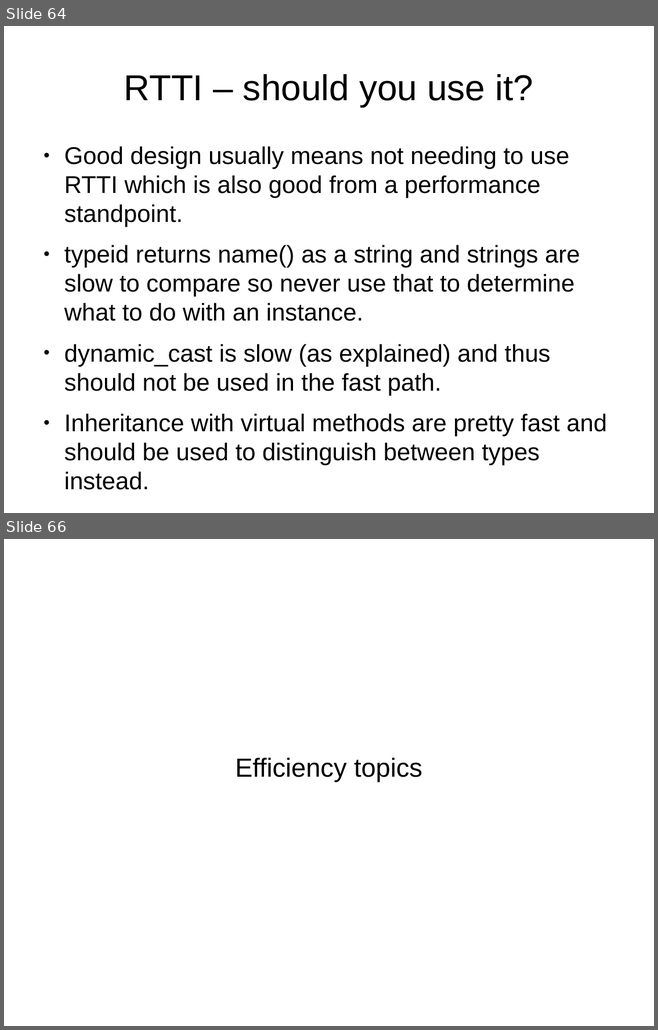
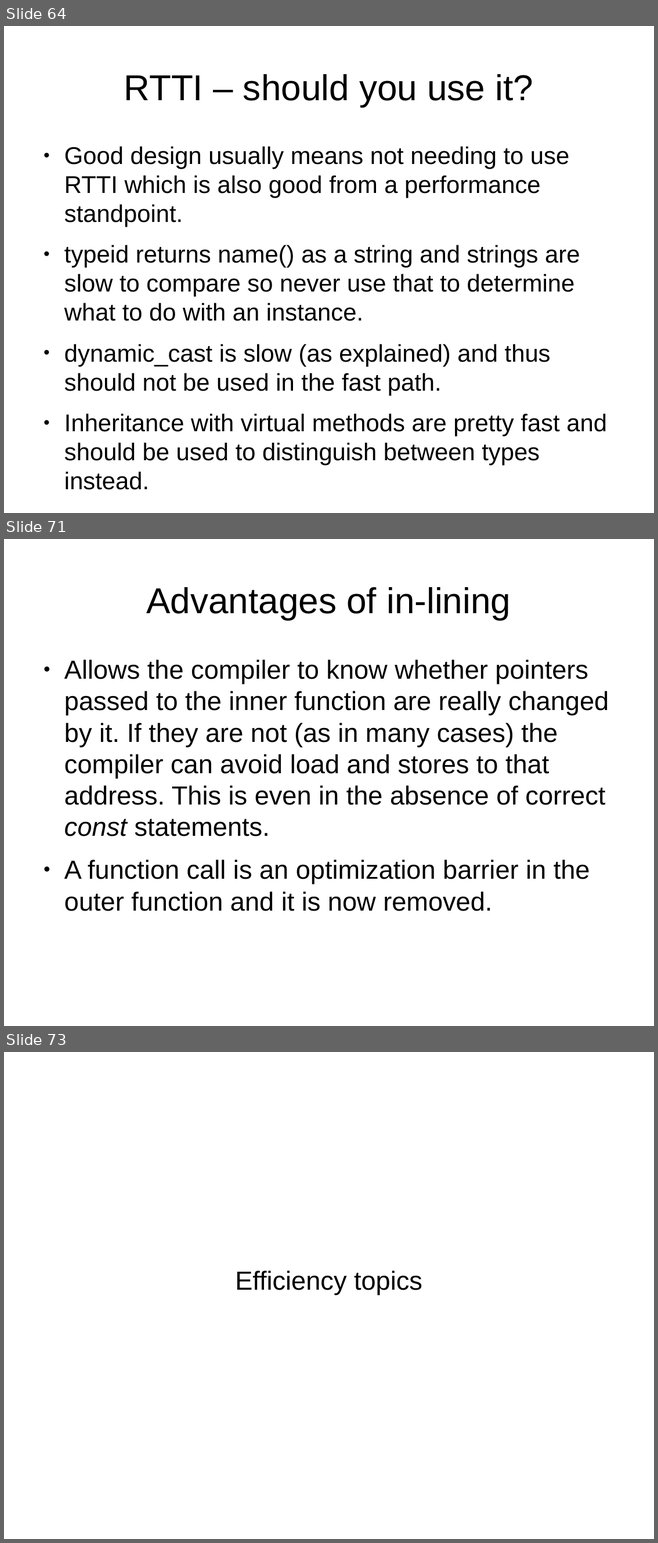
Before and after one commit to veltzer/demos-linux, a slide deck: multi_core/effective_cplusplus.odp. Shown one above the other, each under a label of ours: slides 64 and 66 before the commit, slides 64, 71 and 73 after it; the slides between them are not shown. The pictures are 658x1030 and 658x1543 pixels, drawn with LibreOffice and Linux fonts; fonts in the diff are those of the drawing. Boxes give left, top, right and bottom in pixels: in the first picture for what was removed or moved away, otherwise in the second. Text is boxed around its words. In the diff, an @@ line names an element or a change of style, - is before the commit and + after.

```diff
--- a/multi_core/effective_cplusplus.odp
+++ b/multi_core/effective_cplusplus.odp
@@ slide 71 added at bbox=[4, 539, 654, 1026], background #FFFFFF @@
@@ title added at bbox=[147, 587, 510, 620], 44 pt, text #000000 @@
+Advantages of in-lining
@@ text added at bbox=[64, 660, 608, 911], 32 pt, text #000000 @@
+● Allows the compiler to know whether pointers passed to the inner function are really changed by it. If they are not (as in many cases) the compiler can avoid load and stores to that address. This is even in the absence of correct const statements.
+● A function call is an optimization barrier in the outer function and it is now removed.
@@ what was slide 66 is now slide 73 @@
```
Also in this commit, not shown: 2 slides changed, 6 other slides added, 3 other files.
